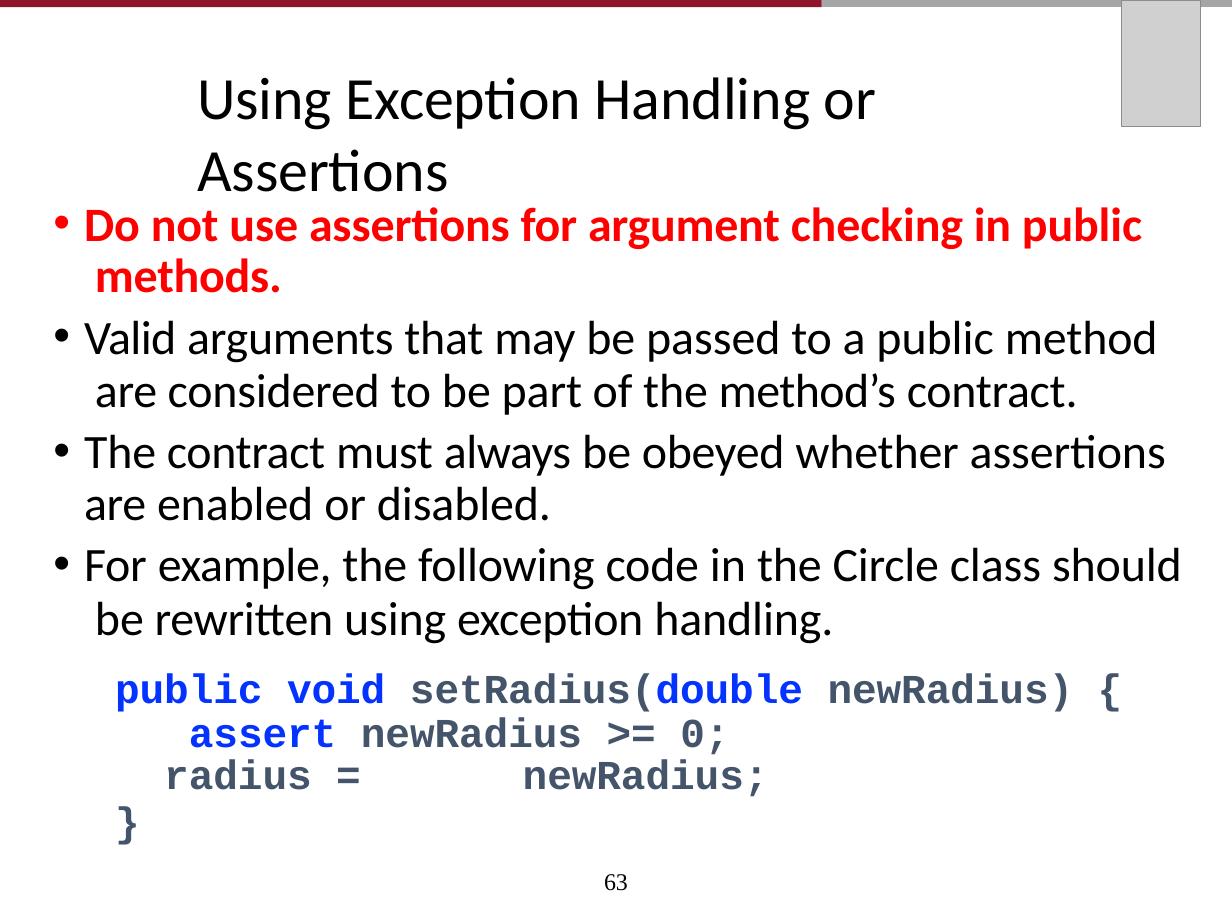
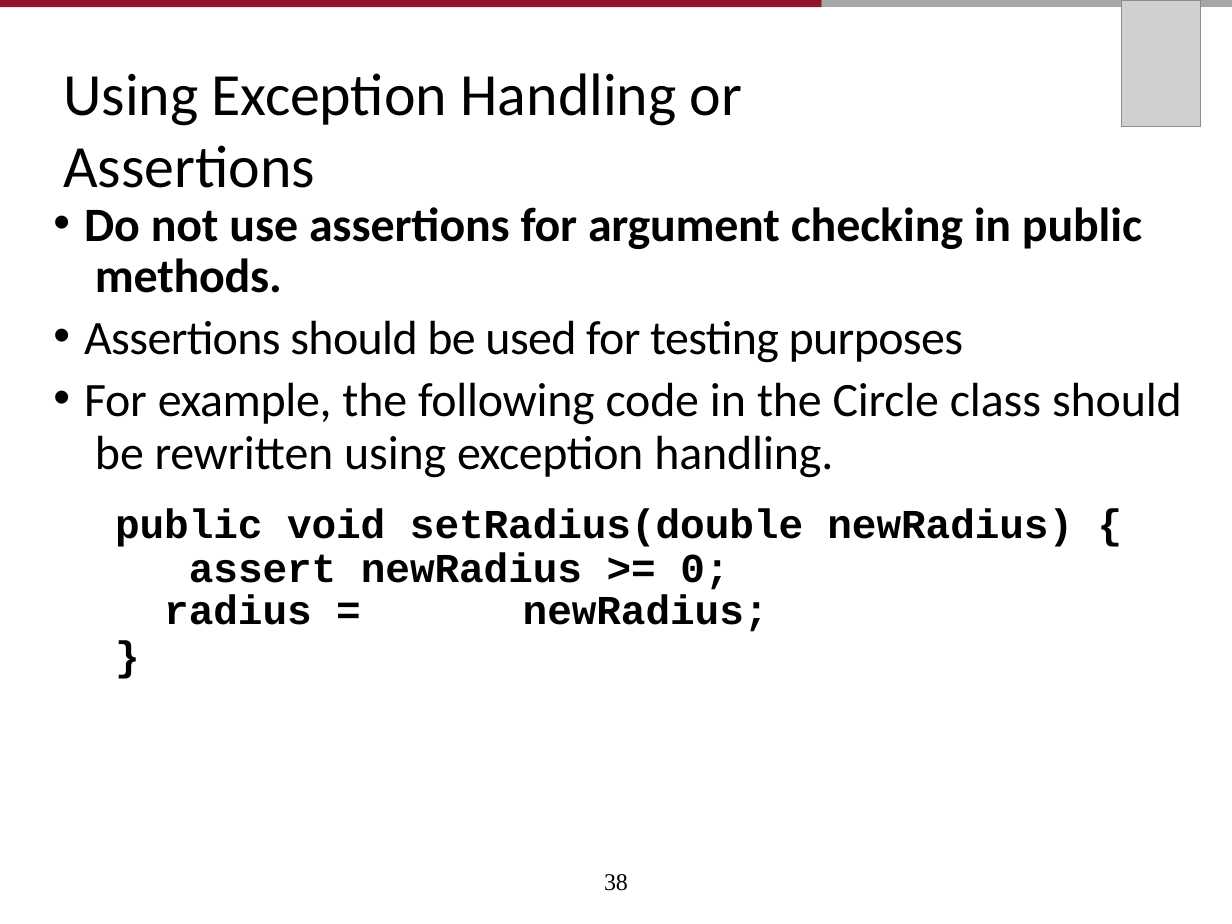
Before and after one commit to AughdonBreslin/CS501IntroToJava, a slide deck: slide 38 of Lectures/11_Exception_Handling_and_Text_I0.pptx (slide 63 before the commit). Drawn at 1232x924 pixels with LibreOffice and Linux fonts; fonts in the diff are those of the drawing; grey boxes stand for pictures. Boxes give left, top, right and bottom in pixels: in the first picture for what was removed or moved away, otherwise in the second. Text is boxed around its words. In the diff, an @@ line names an element or a change of style, - is before the commit and + after.

```diff
--- a/Lectures/11_Exception_Handling_and_Text_I0.pptx
+++ b/Lectures/11_Exception_Handling_and_Text_I0.pptx
@@ title "Using Exception Handling or Assertions": place and size @@
-title "Using Exception Handling or Assertions" at [197, 77, 876, 192]
+title "Using Exception Handling or Assertions" at [63, 73, 742, 188]
@@ text at [84, 207, 1142, 632]: text colour #FF0000 to #000000 in "Do not use assertions for argument checking ..."; text colour #0432FF to #000000 in "public void setRadius(double assert"; text colour #44546A to #000000 in "setRadius(double newRadius) { newRadius >= 0;", "radius = newRadius;", "}" @@
@@ text at [84, 320, 963, 363]: text changed @@
-• Valid arguments that may be passed to a public method are considered to be part of the method’s contract.
-• The contract must always be obeyed whether assertions are enabled or disabled.
+• Assertions should be used for testing purposes
@@ page number at [604, 874, 628, 891]: text changed @@
-63
+38
```
Also in this commit, not shown: 21 other slides changed, 3 slides added, 29 slides removed, 26 other files.
